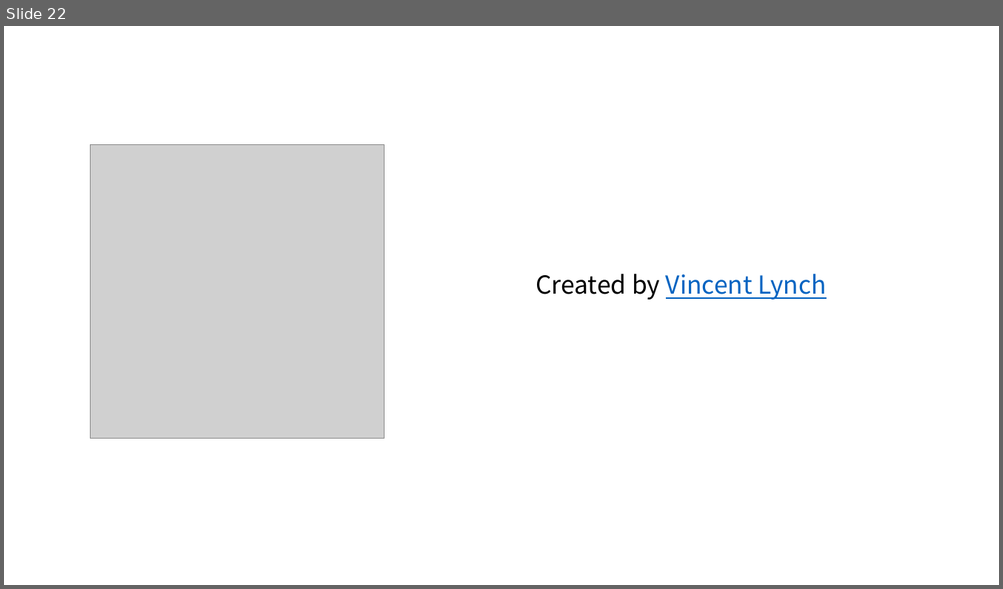
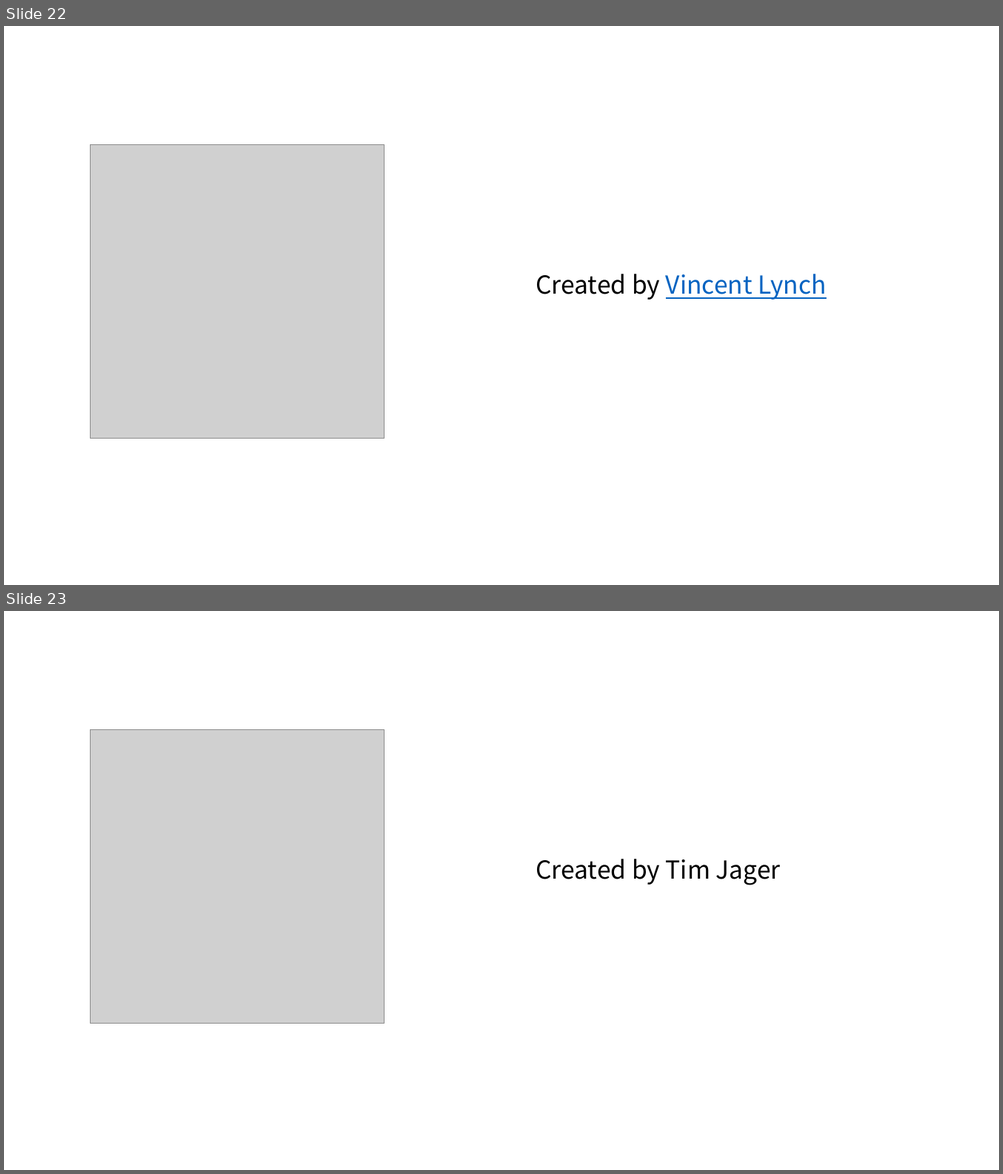
Before and after one commit to happydeveloper/data_structure, a slide deck: presentation/credit.pptx. Shown one above the other, each under a label of ours: slide 22 before the commit, slides 22 and 23 after it. The pictures are 1003x589 and 1003x1174 pixels, drawn with LibreOffice and Linux fonts; fonts in the diff are those of the drawing; grey boxes stand for pictures. Boxes give left, top, right and bottom in pixels: in the first picture for what was removed or moved away, otherwise in the second. Text is boxed around its words. In the diff, an @@ line names an element or a change of style, - is before the commit and + after.

```diff
--- a/presentation/credit.pptx
+++ b/presentation/credit.pptx
@@ slide 23 added at box(4, 611, 999, 1170), background #FFFFFF @@
@@ picture added at box(90, 729, 384, 1024) @@
@@ title added at box(535, 859, 780, 886), 24 pt, text #000000 @@
+Created by Tim Jager
```
Also in this commit, not shown: 6 other slides added, 15 other files.
